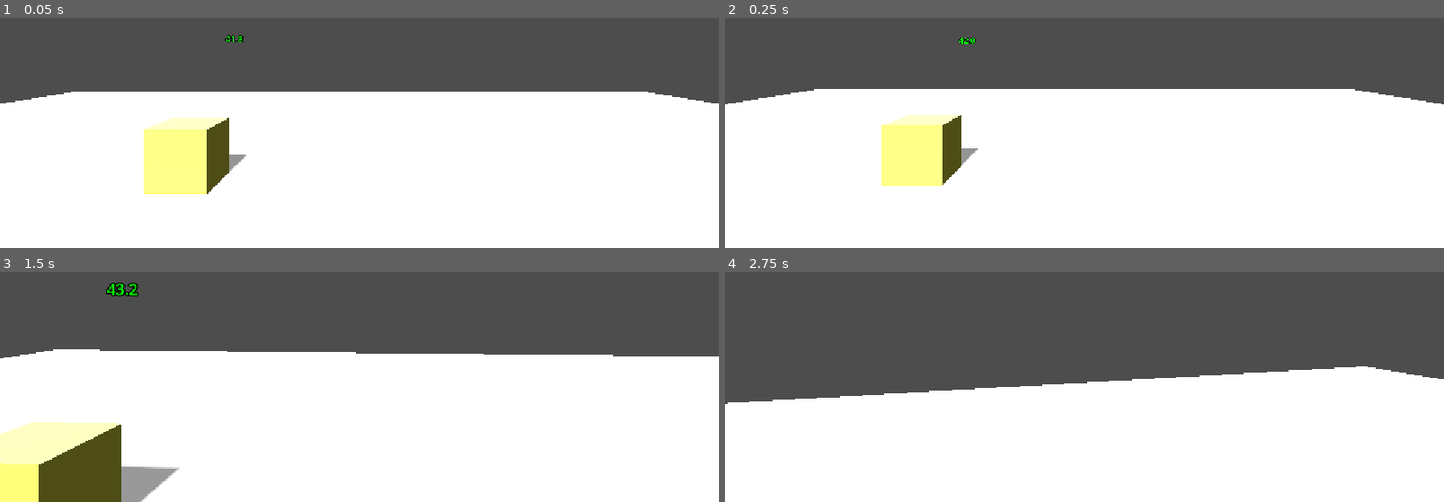
Above: before the commit, frames 1-4 (two rows, left to right).
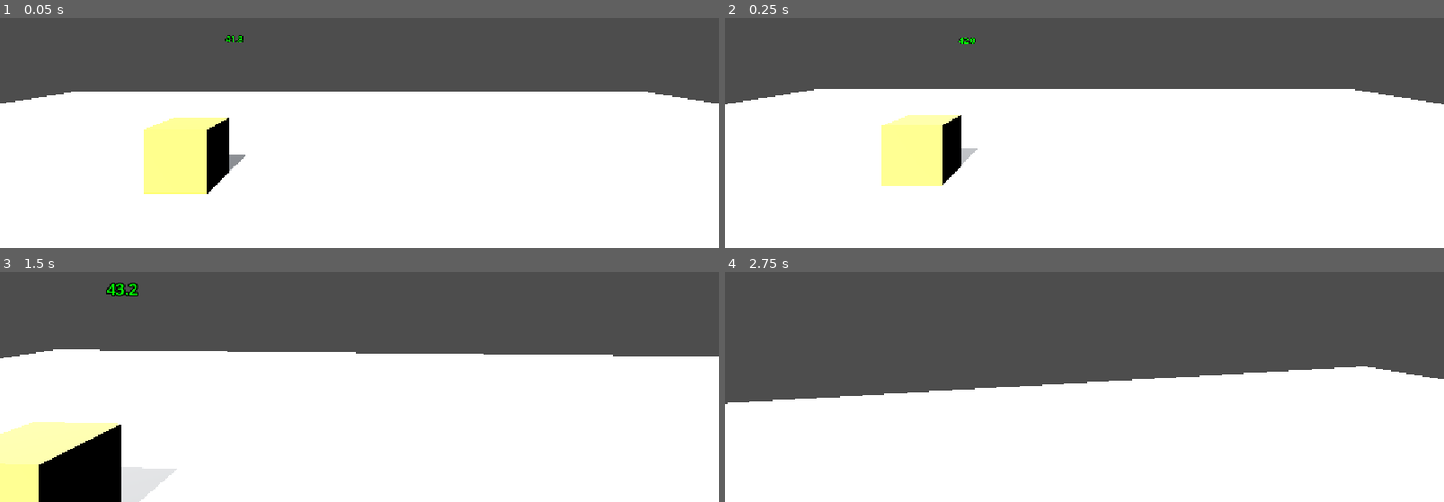
Above: after the commit, the same moments.

Repository: santiagotafur2026/ultimo-turno
Game: Godot game, scene res://main.tscn
The game is run twice, just before and just after one commit, with the same random seed, the same clock (stepped at 60 frames per second) and the same inputs.
Inputs (mouse positions are in pixels of both pictures, inside the frame that each line leads up to):
- Up to frame 1 (0.05 s): no input
- Up to frame 2 (0.25 s): no input
- Up to frame 3 (1.5 s): move the mouse to (395, 297) at 0.52 s; hold Right mouse button (apuntar) 0.53-1.28 s; hold W (move_up) from 0.53 s (still down); move the mouse to (323, 301) at 1.27 s; tap Shift (correr) at 1.35 s
- Up to frame 4 (2.75 s): keep holding W (move_up); move the mouse to (1098, 292) at 2.02 s; press the mouse at (1098, 292) at 2.03 s

The runs differ from the first frame. In frame 1, 1.2% of the frame differs, in the area x 20-35%, y 43-77%; in frame 2, 1.1%; in frame 3, 4.5%, in the area x 0-25%, y 66-100%; in frame 4, nothing differs.

Commit message:
Tarea A nivel 3
Tarea A nivel 3

Diff:
--- a/ciclo_dia.gd
+++ b/ciclo_dia.gd
@@ -1,10 +1,10 @@
-class_name CicloDia extends Node
+extends Node
 
-const NARANJA := Color(0.9, 0.94, 1.0) # Blanco frío para tu juego
+const NARANJA := Color(0.9, 0.94, 1.0) # Color frío de tu paleta
 
 @export var hora := 11.0
 @export var duracion_dia := 48.0
-@export var pausado := false
+@export var pausado := true
 
 func avanzar(dt: float) -> void:
 	if not pausado:
--- /dev/null
+++ b/fotometro.gd
@@ -0,0 +1,47 @@
+extends Node
+
+@export var sistema: SistemaSol
+@export var camara: Camera3D
+@export var superficie: MeshInstance3D
+@export var punto := Vector3(0, 0, 0) # Centro del piso
+@export var horas: Array[float] = [8.0, 9.0, 10.0]
+
+var i := 0
+var espera := 0
+
+func _ready() -> void:
+	var env := sistema.entorno.environment
+	# Modo laboratorio: apagamos ambiente, reflejos y tonemap
+	env.ambient_light_source = Environment.AMBIENT_SOURCE_COLOR
+	env.ambient_light_color = Color.BLACK
+	env.reflected_light_source = Environment.REFLECTION_SOURCE_DISABLED
+	env.tonemap_mode = Environment.TONE_MAPPER_LINEAR
+
+	# Hacemos el piso blanco mate para medir bien
+	var mate := StandardMaterial3D.new()
+	mate.roughness = 1.0
+	mate.metallic_specular = 0.0
+	superficie.material_override = mate
+
+	sistema.ciclo.pausado = true
+	sistema.ciclo.hora = horas[0]
+
+func _process(_delta: float) -> void:
+	espera += 1
+	if espera < 10: # Esperar a que la cámara renderice
+		return
+	espera = 0
+
+	# Proyectar el punto 3D a la pantalla y leer el píxel
+	var px := camara.unproject_position(punto)
+	var imagen := get_viewport().get_texture().get_image()
+	var color := imagen.get_pixel(int(px.x), int(px.y))
+
+	# Imprimir en consola el medido vs el predicho
+	print("hora %.1f  medido %.3f  predicho %.3f" % [sistema.ciclo.hora, color.srgb_to_linear().r, sistema.prediccion_piso()])
+
+	i += 1
+	if i < horas.size():
+		sistema.ciclo.hora = horas[i] # Avanzar a la siguiente hora
+	else:
+		set_process(false) # Terminar
--- a/main.tscn
+++ b/main.tscn
@@ -8,6 +8,7 @@
 [ext_resource type="Script" uid="uid://cn23n5kb1nib2" path="res://director.gd" id="6_7mycd"]
 [ext_resource type="Script" uid="uid://ncg5e25hjdee" path="res://sistema_sol.gd" id="7_5vw27"]
 [ext_resource type="Script" uid="uid://cstt0fiamcniw" path="res://ciclo_dia.gd" id="8_kek77"]
+[ext_resource type="Script" uid="uid://bmr3xvccvx6ty" path="res://fotometro.gd" id="9_kek77"]
 
 [sub_resource type="BoxShape3D" id="BoxShape3D_uxa2c"]
 size = Vector3(30, 1, 30)
@@ -185,3 +186,9 @@
 
 [node name="WorldEnvironment" type="WorldEnvironment" parent="SistemaSol" unique_id=907306468]
 environment = SubResource("Environment_5vw27")
+
+[node name="Fotometro" type="Node" parent="." unique_id=1747435411 node_paths=PackedStringArray("sistema", "camara", "superficie")]
+script = ExtResource("9_kek77")
+sistema = NodePath("../SistemaSol")
+camara = NodePath("../Camera3D")
+superficie = NodePath("../StaticBody3D/MeshInstance3D")
--- a/sistema_sol.gd
+++ b/sistema_sol.gd
@@ -1,5 +1,6 @@
 class_name SistemaSol extends Node
 
+# 1. La señal del Nivel 2
 signal cambio_noche(es_noche: bool)
 
 @export var sol: DirectionalLight3D
@@ -7,29 +8,49 @@
 @export var energia_sol := 1.0
 @export var azimut := -30.0
 @export var ambiente_dia := 1.0
-@export var ambiente_noche := 0.15 # Tu decisión del vacío
-@onready var ciclo: CicloDia = $CicloDia
+@export var ambiente_noche := 0.15
+@onready var ciclo = $CicloDia
 
-var era_noche := false
+var era_noche := false # 2. Para recordar el frame anterior
 
 func _ready() -> void:
 	aplicar_hora()
-	era_noche = CicloDia.factor_sol(ciclo.hora) <= 0.0
-	print(ciclo.elevacion(9.0), " ", ciclo.factor_sol(9.0), " ", ciclo.factor_sol(20.0))
+	# 3. Inicializar el estado
+	era_noche = ciclo.factor_sol(ciclo.hora) <= 0.0
 
 func _process(delta: float) -> void:
 	ciclo.avanzar(delta)
 	aplicar_hora()
 
-	var es_noche := CicloDia.factor_sol(ciclo.hora) <= 0.0
+	# 4. Comprobar si cambió y emitir la señal
+	var es_noche = ciclo.factor_sol(ciclo.hora) <= 0.0
 	if es_noche != era_noche:
 		era_noche = es_noche
 		cambio_noche.emit(es_noche)
 
 func aplicar_hora() -> void:
-	var h := ciclo.hora
-	var f := CicloDia.factor_sol(h)
-	sol.rotation_degrees = Vector3(-CicloDia.elevacion(h), azimut, 0.0)
-	sol.light_energy = energia_sol * f
-	sol.light_color = CicloDia.color_sol(h)
-	entorno.environment.ambient_light_energy = lerpf(ambiente_noche, ambiente_dia, f)
+	var h = ciclo.hora
+	var f = ciclo.factor_sol(h)
+
+	if sol != null:
+		sol.rotation_degrees = Vector3(-ciclo.elevacion(h), azimut, 0.0)
+		sol.light_energy = energia_sol * f
+		sol.light_color = ciclo.color_sol(h)
+
+	if entorno != null and entorno.environment != null:
+		entorno.environment.ambient_light_energy = lerpf(ambiente_noche, ambiente_dia, f)
+static func lambert(normal: Vector3, hacia_luz: Vector3) -> float:
+
+	var n = normal.normalized()
+	var l = hacia_luz.normalized()
+
+	var punto = n.dot(l)
+
+	return maxf(0.0, punto)
+
+func prediccion_piso() -> float:
+
+	var hacia_luz = -sol.global_transform.basis.z
+	var l = lambert(Vector3.UP, hacia_luz)
+
+	return sol.light_energy * sol.light_color.r * l
Not shown, added: fotometro.gd.uid
